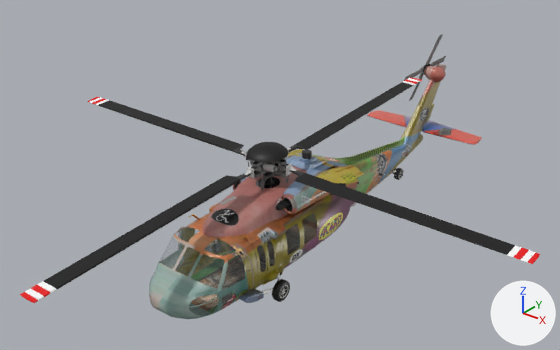
What one commit did to the glTF model uh60/bh_patsday_v2a.gltf.
One viewpoint serves both versions: a 50 mm lens placed at (13.0, -18.75, 10.74), pointed at (-0.51, -1.87, 0.28). Lighting does not change. The marker at lower right points along +X, +Y and +Z. The first picture is the older version.

The first picture shows 'Exterior', 'Spin_0' and 1 more.
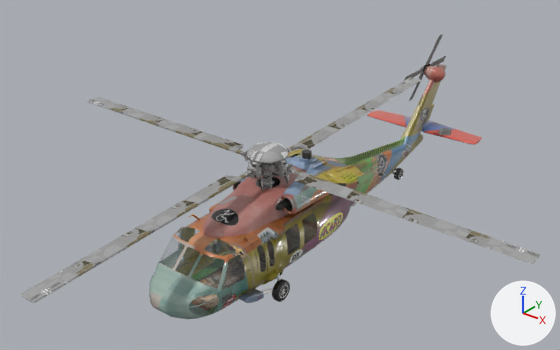
Where the newer file only moved an object's origin or applied its transform, the numbers keep the older frame.

Changed parts and their boxes [x1, y1, x2, y2] in the pictures (560 x 350 px):
'Spin_0', surface changed
    both: [20, 77, 540, 303]

The change, as a diff of the scene's bpy script:
```diff
--- a/uh60/bh_patsday_v2a.gltf.py
+++ b/uh60/bh_patsday_v2a.gltf.py
@@ img_1_webp @@
+img_1_webp = load_image('1.webp', '../a320-cfm/t/1.webp', 2048, 2048, 'sRGB')
@@ mat_defaultwhite_5 @@
 mat_defaultwhite_5 = principled_material('DefaultWhite_5')
-mat_defaultwhite_5.texture = img_1_jpg
+mat_defaultwhite_5.texture = img_1_webp
 mat_defaultwhite_5.roughness = 0.54
```
